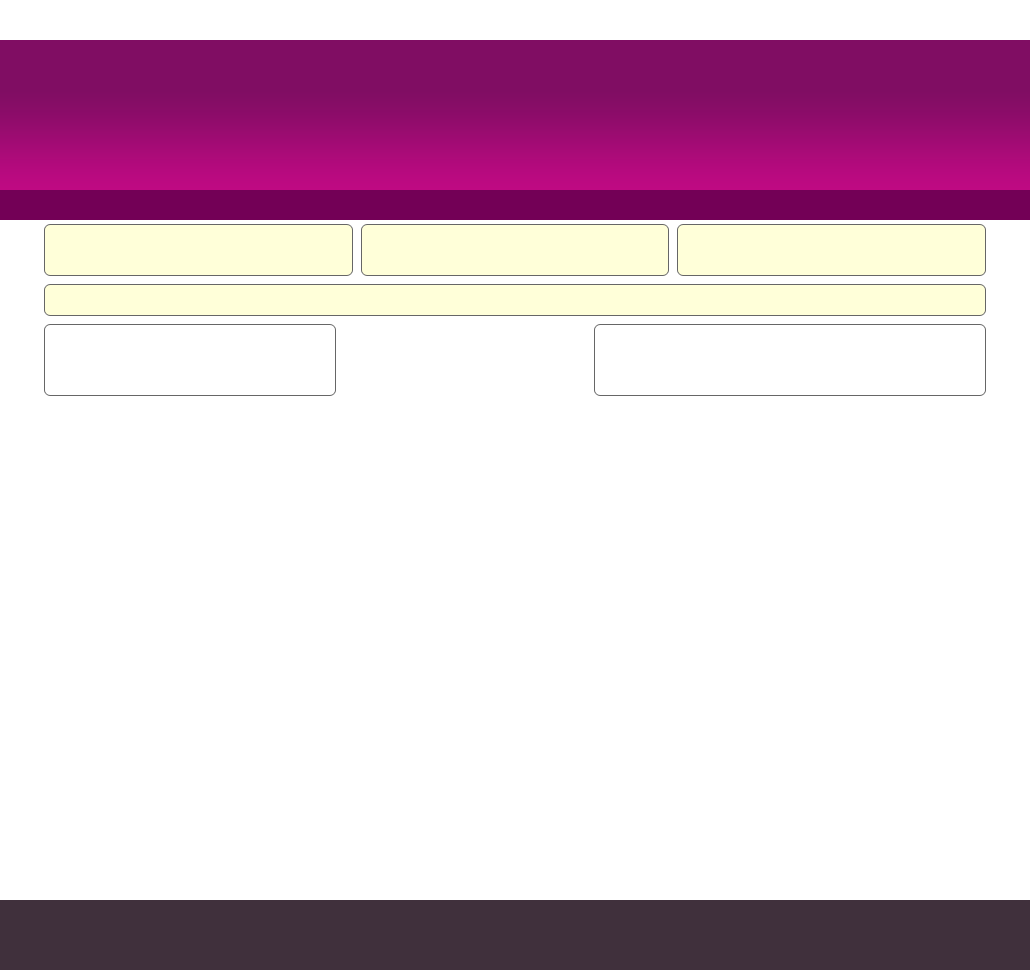
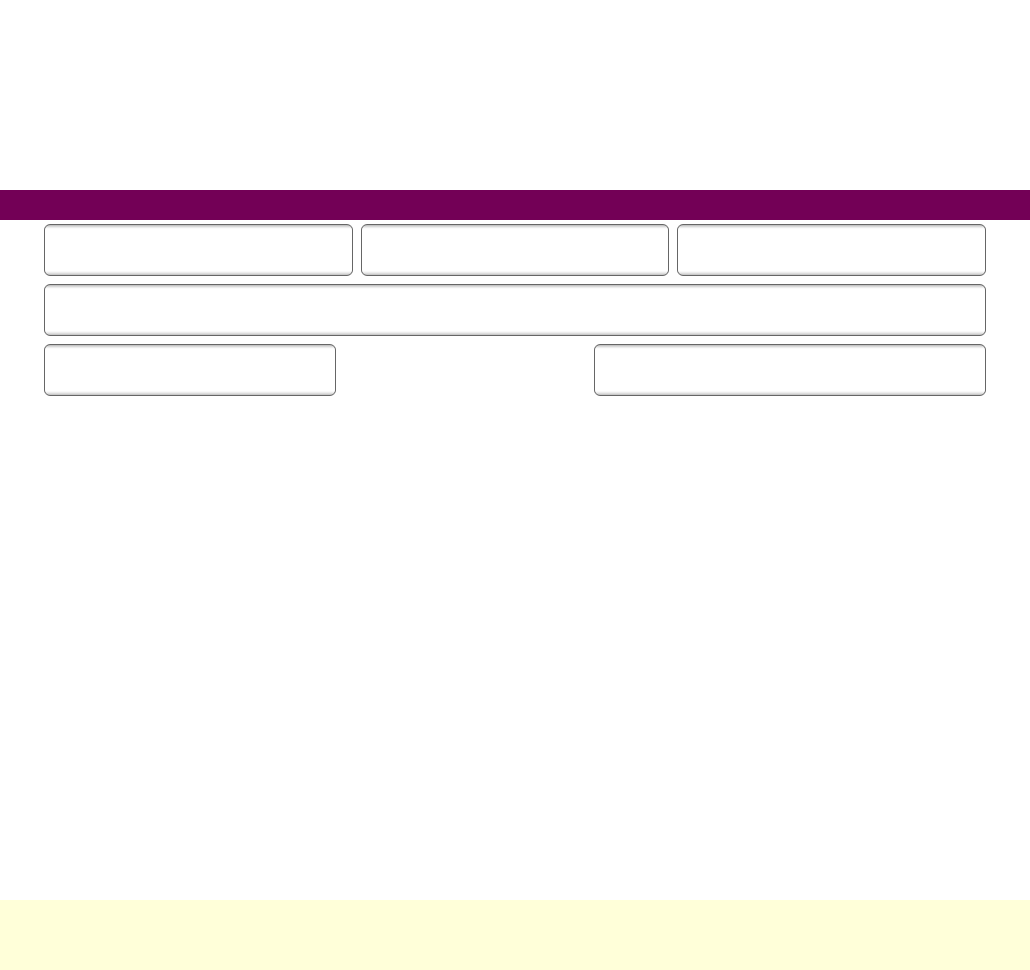
Comparing the layer stacks of the two 1030 x 970 images. Changes:
removed layer "header" over (0, 40, 1030, 190)
removed layer "header / footer widgets" over (45, 225, 985, 315)
painted on "sidebars" over (45, 325, 985, 395)
added layer "header widgets" above "header boxes" over (45, 285, 985, 335)
added layer "header boxes" above "Background" over (45, 225, 985, 275)
